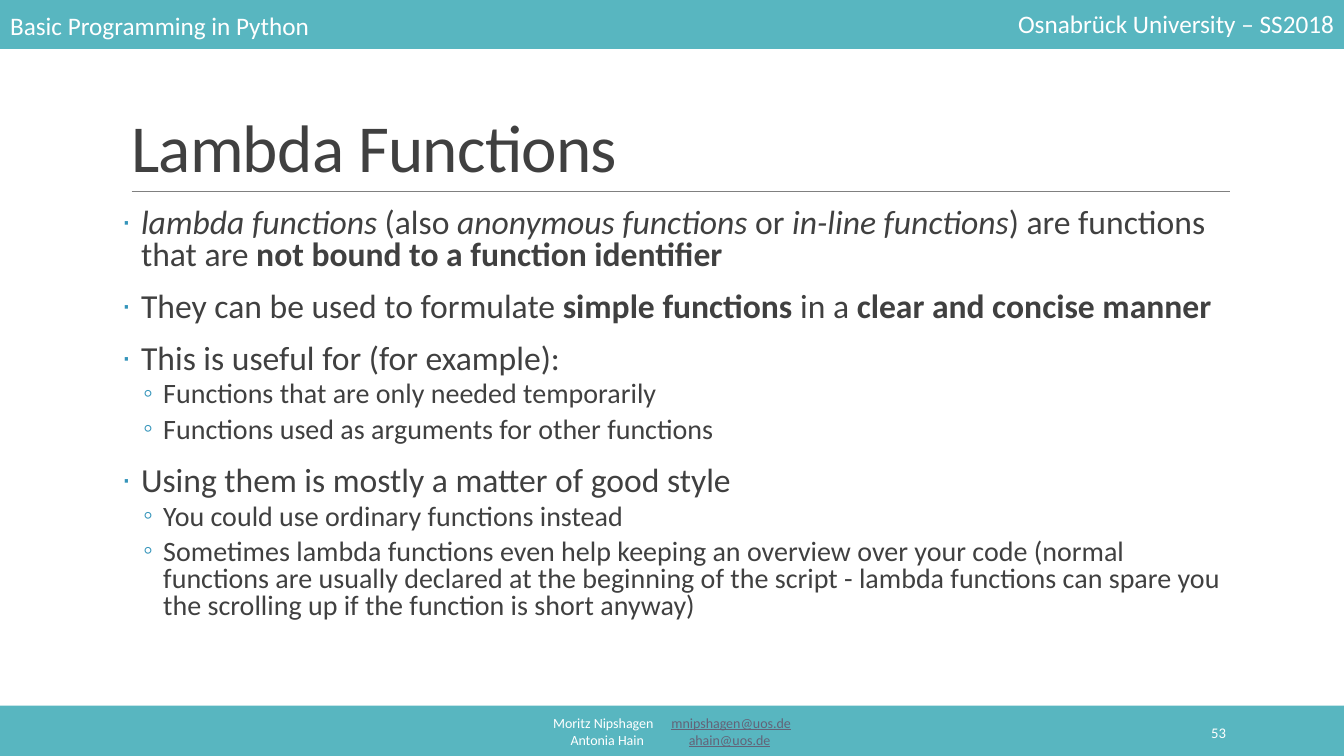
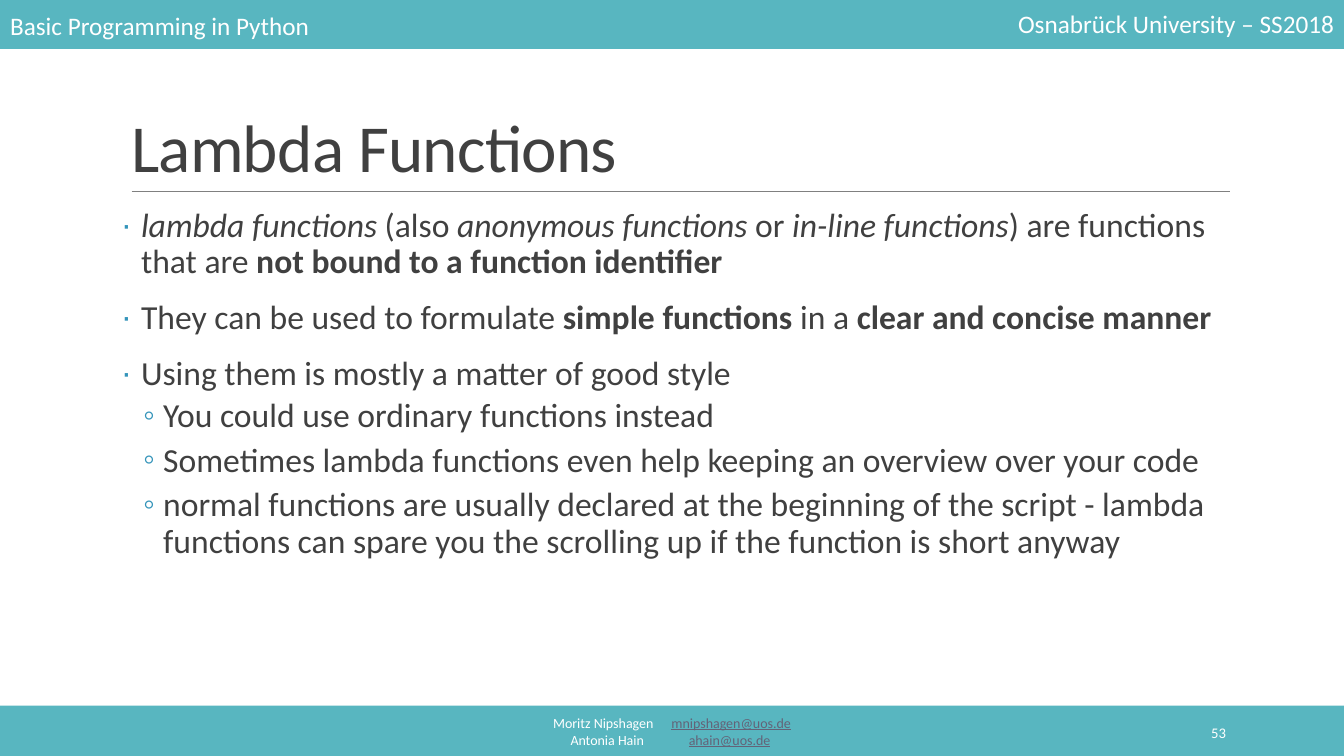
Before and after one commit to mnipshagen/monty, a slide deck: slide 53 of 2018/06/06_Sorting_and_IO.pptx. Drawn at 1344x756 pixels with LibreOffice and Linux fonts; fonts in the diff are those of the drawing. Boxes give left, top, right and bottom in pixels: in the first picture for what was removed or moved away, otherwise in the second. Text is boxed around its words. In the diff, an @@ line names an element or a change of style, - is before the commit and + after.

```diff
--- a/2018/06/06_Sorting_and_IO.pptx
+++ b/2018/06/06_Sorting_and_IO.pptx
@@ text at (x1=141, y1=212, x2=1211, y2=433): size 20 to 24 pt in "You could use ordinary functions instead"; line spacing 0.8 to 0.9 @@
@@ text at (x1=141, y1=345, x2=713, y2=444): paragraphs removed @@
-· This is useful for (for example):
-  ◦ Functions that are only needed temporarily
-  ◦ Functions used as arguments for other functions
@@ text at (x1=163, y1=448, x2=1204, y2=559): text changed; size 20 to 24 pt @@
-  ◦ Sometimes lambda functions even help keeping an overview over your code (normal functions are usually declared at the beginning of the script - lambda functions can spare you the scrolling up if the function is short anyway)
+  ◦ Sometimes lambda functions even help keeping an overview over your code
+  ◦ normal functions are usually declared at the beginning of the script - lambda functions can spare you the scrolling up if the function is short anyway
```
Also in this commit, not shown: 2 other slides changed, 7 slides added, 9 other files.
